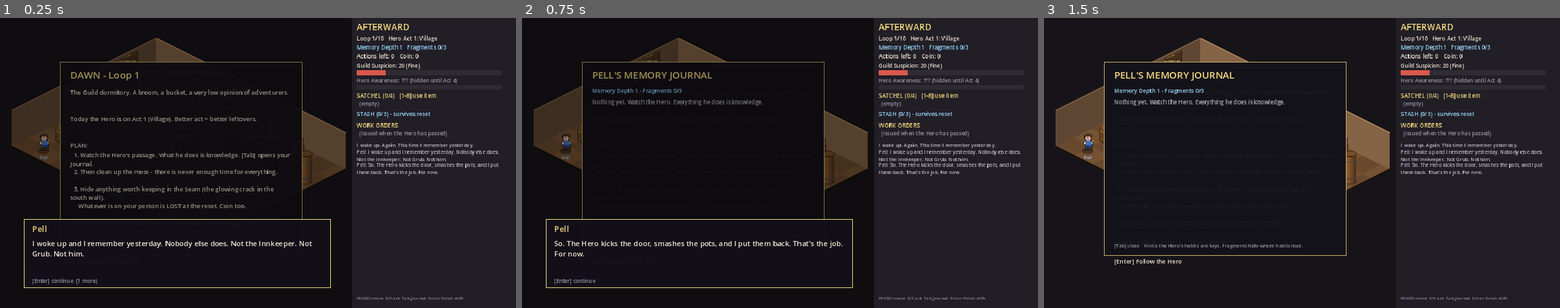
Above: before the commit, frames 1-3 (left to right).
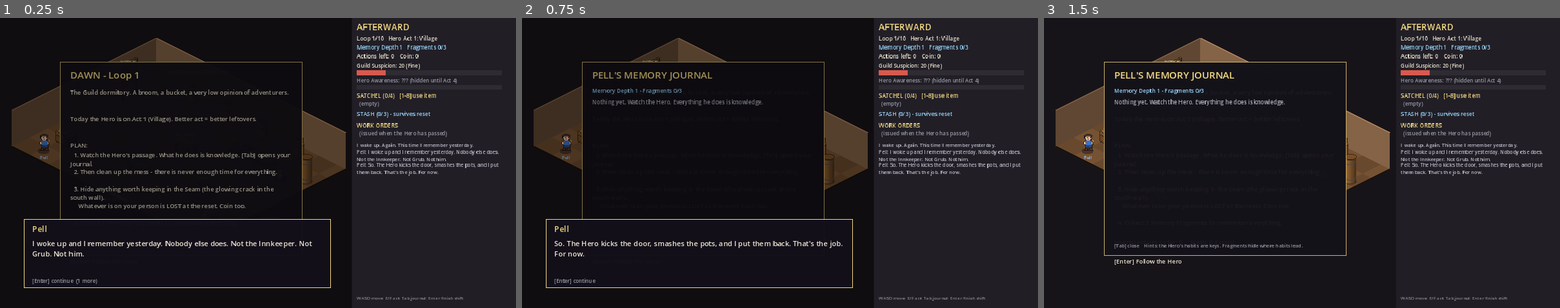
Above: after the commit, the same moments.

Repository: LerkaHalerka/NPC-game
Game: Godot game, scene res://main.tscn
Two runs of this game, one before a commit and one after it. Both use one fixed random seed, a clock stepped at 60 frames per second and the inputs below.
Inputs:
- Up to frame 1 (0.25 s): no input
- Up to frame 2 (0.75 s): tap Enter at 0.5 s; hold D from 0.53 s (still down); tap Tab at 0.6 s
- Up to frame 3 (1.5 s): tap Space at 0.77, 1.25 s; release D at 1.28 s; hold S from 1.28 s (still down); tap Enter at 1.35 s

The runs differ from the first frame. In frame 1, less than 0.1% of the frame differs, in the area x 10-61%, y 11-56%; in frame 2, less than 0.1%; in frame 3, 0.1%.

Commit message:
Lower furniture again, show the Innkeeper beside the bar, make the Hero path around solid objects
Co-Authored-By: Claude Sonnet 5.5 <noreply@anthropic.com>
Claude-Session: https://claude.ai/code/session_013qnoERB8C8baLYTdigbmcm

Diff:
--- a/scripts/main.gd
+++ b/scripts/main.gd
@@ -16,6 +16,7 @@
 const PELL_SPEED := 230.0
 const HERO_SPEED := 170.0
 const REACH := 56.0
+const HERO_R := 14.0
 const PELL_R := 13.0
 const DOORWAY_X := 680.0
 const SIGHT := 300.0
@@ -81,6 +82,7 @@
 var shapes_on: bool = true
 var text_on: bool = true
 var ui_overlay: Node2D
+var nav: AStarGrid2D
 var dialogue: Array = []   # blocking story boxes: {who, text}
 var toast_text: String = ""
 var toast_time: float = 0.0
@@ -178,6 +180,8 @@
 			return Vector2(60, 36)
 		"grub":
 			return Vector2(30, 30)
+		"innkeeper":
+			return Vector2(22, 22)
 	return Vector2.ZERO
 
 
@@ -214,7 +218,8 @@
 	add_obj("table", "table", Vector2(430, 340), "empty")
 	add_obj("seam", "seam", Vector2(450, 684), "ok")
 	add_obj("cart", "cart", Vector2(400, 520), "ok")
-	add_obj("innkeeper", "innkeeper", Vector2(640, 250), "ok", "inn", Vector2(168, 48))
+	add_obj("bar", "bar", Vector2(640, 250), "ok", "inn", Vector2(168, 48))
+	add_obj("innkeeper", "innkeeper", Vector2(756, 250), "ok")
 	# Kitchen
 	add_obj("kpot0", "pot", Vector2(200, 130), "full", "kitchen")
 	add_obj("kpot1", "pot", Vector2(330, 130), "full", "kitchen")
@@ -413,6 +418,7 @@
 	phase = Phase.PASSAGE
 	hero_pos = HERO_START
 	hero_room = "inn"
+	build_nav("inn")
 	hero_steps = build_hero_script()
 	hero_i = 0
 	hero_t = 0.0
@@ -608,8 +614,52 @@
 
 # =========================================================== Hero script + AI
 
-func step_move(p: Vector2) -> Dictionary:
-	return {"k": "move", "p": p}
+func step_move(p: Vector2, straight: bool = false) -> Dictionary:
+	## straight = walk in a line (used outside the room, through the front door and the Forest exit)
+	return {"k": "move", "p": p, "straight": straight}
+
+
+func build_nav(room: String) -> void:
+	## The Hero obeys the same solid-object rules as Pell: he paths around furniture on a grid.
+	nav = AStarGrid2D.new()
+	nav.region = Rect2i(0, 0, 48, 36)
+	nav.cell_size = Vector2(20, 20)
+	nav.offset = Vector2(10, 10)
+	nav.diagonal_mode = AStarGrid2D.DIAGONAL_MODE_ONLY_IF_NO_OBSTACLES
+	nav.update()
+	var inside: Rect2 = ROOM.grow(-12.0)
+	for cx in 48:
+		for cy in 36:
+			if not inside.has_point(Vector2(cx * 20 + 10, cy * 20 + 10)):
+				nav.set_point_solid(Vector2i(cx, cy), true)
+	for id in objs:
+		var o: Dictionary = objs[id]
+		if o.room != room or o.size.x <= 0.0 or o.type == "grub":
+			continue
+		var r: Rect2 = Rect2(o.pos - o.size / 2.0, o.size).grow(HERO_R)
+		for cx in range(maxi(0, int(floor(r.position.x / 20.0))), mini(48, int(ceil(r.end.x / 20.0)) + 1)):
+			for cy in range(maxi(0, int(floor(r.position.y / 20.0))), mini(36, int(ceil(r.end.y / 20.0)) + 1)):
+				if r.has_point(Vector2(cx * 20 + 10, cy * 20 + 10)):
+					nav.set_point_solid(Vector2i(cx, cy), true)
+
+
+func hero_path(a: Vector2, b: Vector2, straight: bool) -> Array:
+	if straight or nav == null:
+		return [b]
+	var ia: Vector2i = Vector2i(clampi(int(a.x / 20.0), 0, 47), clampi(int(a.y / 20.0), 0, 35))
+	var ib: Vector2i = Vector2i(clampi(int(b.x / 20.0), 0, 47), clampi(int(b.y / 20.0), 0, 35))
+	var was_a: bool = nav.is_point_solid(ia)
+	var was_b: bool = nav.is_point_solid(ib)
+	nav.set_point_solid(ia, false)
+	nav.set_point_solid(ib, false)
+	var pts: PackedVector2Array = nav.get_point_path(ia, ib)
+	nav.set_point_solid(ia, was_a)
+	nav.set_point_solid(ib, was_b)
+	var out: Array = []
+	for i in range(1, pts.size()):
+		out.append(pts[i])
+	out.append(b)
+	return out
 
 
 func step_act(a: String, id: String, t: float) -> Dictionary:
@@ -618,7 +668,7 @@
 
 func build_hero_script() -> Array:
 	var s: Array = []
-	s.append(step_move(Vector2(90, 400)))
+	s.append(step_move(Vector2(90, 400), true))
 	s.append(step_act("kick_door", "door", 0.9))
 	if objs["table"].state == "gift":
 		s.append(step_move(Vector2(430, 400)))
@@ -649,7 +699,8 @@
 	s.append(step_act("chestB", "chestB", 1.2))
 	s.append(step_move(GRUB_SPAWN + Vector2(-40, 0)))
 	s.append(step_act("grub", "grub", 1.0))
-	s.append(step_move(Vector2(920, 420)))
+	s.append(step_move(Vector2(845, 420)))
+	s.append(step_move(Vector2(920, 420), true))
 	return s
 
 
@@ -661,14 +712,23 @@
 	if st.k == "warp":
 		hero_room = st.room
 		hero_pos = st.p
+		build_nav(hero_room)
 		hero_i += 1
 		return
 	if st.k == "move":
-		var d: Vector2 = st.p - hero_pos
+		if not st.has("path"):
+			st["path"] = hero_path(hero_pos, st.p, st.straight)
+			st["pi"] = 0
+		var path: Array = st.path
+		if st.pi >= path.size():
+			hero_i += 1
+			return
+		var tgt: Vector2 = path[st.pi]
+		var d: Vector2 = tgt - hero_pos
 		var stp: float = HERO_SPEED * dt
 		if d.length() <= stp:
-			hero_pos = st.p
-			hero_i += 1
+			hero_pos = tgt
+			st["pi"] = st.pi + 1
 		else:
 			hero_pos += d.normalized() * stp
 	else:
@@ -767,7 +827,7 @@
 	var out: Array = []
 	for id in objs:
 		var o: Dictionary = objs[id]
-		if o.room != cur_room or o.type in ["counter", "stove", "ktable"]:
+		if o.room != cur_room or o.type in ["counter", "stove", "ktable", "bar"]:
 			continue
 		var d: float = pell.distance_to(o.pos)
 		if d <= REACH + (30.0 if o.type == "board" else 0.0):
@@ -1354,6 +1414,8 @@
 			return "cart"
 		"grub":
 			return "grub_ok" if o.state == "ok" else "grub_out"
+		"innkeeper":
+			return "innkeeper"
 	return ""
 
 
@@ -1393,7 +1455,7 @@
 		var o: Dictionary = objs[id]
 		if o.room != cur_room or o.type == "door":
 			continue
-		if o.type in ["counter", "stove", "ktable", "innkeeper"]:
+		if o.type in ["counter", "stove", "ktable", "bar"]:
 			# long furniture is drawn in chunks so people can walk in front of / behind it
 			var long_x: bool = o.size.x >= o.size.y
 			var n: int = maxi(1, ceili((o.size.x if long_x else o.size.y) / 56.0))
@@ -1468,10 +1530,8 @@
 
 
 func draw_chunk(o: Dictionary, c: Vector2, s: Vector2) -> void:
-	var block: String = {"counter": "block_counter", "stove": "block_stove", "ktable": "block_ktable", "innkeeper": "block_bar"}.get(o.type, "")
+	var block: String = {"counter": "block_counter", "stove": "block_stove", "ktable": "block_ktable", "bar": "block_bar"}.get(o.type, "")
 	if block != "" and sprite(block) != null:
-		if o.type == "innkeeper" and c.distance_to(o.pos) < 30.0:
-			d_sprite("innkeeper", o.pos + Vector2(0, -26), 12.0)  # stands on a stool behind the bar
 		d_sprite(block, c)
 		return
 	match o.type:
@@ -1481,23 +1541,21 @@
 			cuboid(c, s, 56.0, Color(0.3, 0.3, 0.3))
 		"ktable":
 			cuboid(c, s, 26.0, Color(0.5, 0.4, 0.3))
-		"innkeeper":
-			cuboid(c, s, 30.0, Color(0.42, 0.26, 0.14))
-			if c.distance_to(o.pos) < 30.0:
-				person(o.pos + Vector2(0, -34), Color(0.7, 0.3, 0.3), 10.0, 36.0)
+		"bar":
+			cuboid(c, s, 16.0, Color(0.42, 0.26, 0.14))
 
 
 func draw_obj(o: Dictionary) -> void:
 	var p: Vector2 = o.pos
 	var sn: String = obj_sprite(o)
 	if sn != "" and sprite(sn) != null:
-		if o.type == "grub":
+		if o.type == "grub" or o.type == "innkeeper":
 			d_poly(ellipse_pts(iso(p), 18.0, 9.0), Color(0, 0, 0, 0.35))
 		d_sprite(sn, p)
 		if o.type == "barrel" and o.state == "kicked":
 			d_line(iso(p + Vector2(30, 24), 0.0), iso(p + Vector2(34, -24), 60.0), Color(0.6, 0.88, 1.0), 4.0)
 		if o.type == "table" and o.state == "gift":
-			d_sprite("item_gift", p, 17.0)
+			d_sprite("item_gift", p, 14.0)
 		return
 	match o.type:
 		"pot":
@@ -1596,9 +1654,11 @@
 			"cart":
 				txt(iso(p, 30.0) + Vector2(-14, 0), "CART", 11, Color(0.85, 0.9, 0.95))
 			"innkeeper":
-				txt(iso(p + Vector2(0, -34), 58.0) + Vector2(-44, 0), "INNKEEPER'S BAR", 11, Color(1, 0.88, 0.6))
+				txt(iso(p, 46.0) + Vector2(-26, 0), "Innkeeper", 11, Color(1, 0.88, 0.6))
+			"bar":
+				txt(iso(p, 30.0) + Vector2(-14, 0), "BAR", 10, Color(1, 0.88, 0.6))
 			"counter", "stove", "ktable":
-				txt(iso(p, 56.0 if o.type == "stove" else 40.0) + Vector2(-24, 0), String(o.type).to_upper(), 10, Color(0.85, 0.85, 0.9))
+				txt(iso(p, 40.0 if o.type == "stove" else 26.0) + Vector2(-24, 0), String(o.type).to_upper(), 10, Color(0.85, 0.85, 0.9))
 	for fi in floor_items:
 		if fi.room == cur_room and pell.distance_to(fi.pos) < 120.0:
 			txt(iso(fi.pos, 22.0) + Vector2(-30, 0), String(fi.item.name), 11, Color(1, 1, 1))
--- a/scripts/sprite_data.gd
+++ b/scripts/sprite_data.gd
@@ -2,16 +2,16 @@
 extends RefCounted
 
 const ANCHORS := {
-	"barrel": Vector2(18, 78),
-	"block_bar": Vector2(32, 62),
-	"block_counter": Vector2(28, 56),
-	"block_ktable": Vector2(42, 54),
-	"block_stove": Vector2(34, 124),
-	"board_empty": Vector2(24, 118),
-	"board_note": Vector2(24, 118),
-	"cart": Vector2(34, 74),
-	"chest_closed": Vector2(28, 48),
-	"chest_open": Vector2(28, 72),
+	"barrel": Vector2(18, 70),
+	"block_bar": Vector2(32, 48),
+	"block_counter": Vector2(28, 46),
+	"block_ktable": Vector2(42, 46),
+	"block_stove": Vector2(34, 104),
+	"board_empty": Vector2(24, 102),
+	"board_note": Vector2(24, 102),
+	"cart": Vector2(34, 66),
+	"chest_closed": Vector2(28, 40),
+	"chest_open": Vector2(28, 64),
 	"grub_ok": Vector2(12, 22),
 	"grub_out": Vector2(12, 22),
 	"hero": Vector2(14, 42),
@@ -27,5 +27,5 @@
 	"pell": Vector2(12, 42),
 	"pot_broken": Vector2(22, 20),
 	"pot_full": Vector2(16, 52),
-	"table": Vector2(34, 52),
+	"table": Vector2(34, 46),
 }
Binary file changed: assets/sprites/barrel.png
Binary file changed: assets/sprites/block_bar.png
Binary file changed: assets/sprites/block_counter.png
Binary file changed: assets/sprites/block_ktable.png
Binary file changed: assets/sprites/block_stove.png
Binary file changed: assets/sprites/board_empty.png
Binary file changed: assets/sprites/board_note.png
Binary file changed: assets/sprites/cart.png
Binary file changed: assets/sprites/chest_closed.png
Binary file changed: assets/sprites/chest_open.png
Binary file changed: assets/sprites/table.png
Not shown, changed: README.md
(and 1 more such lines)
